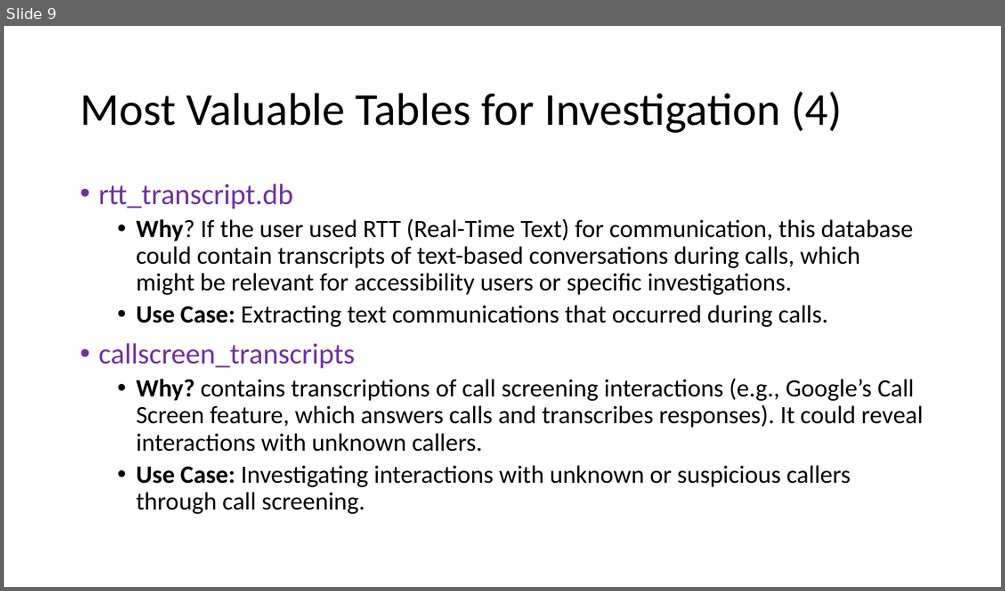
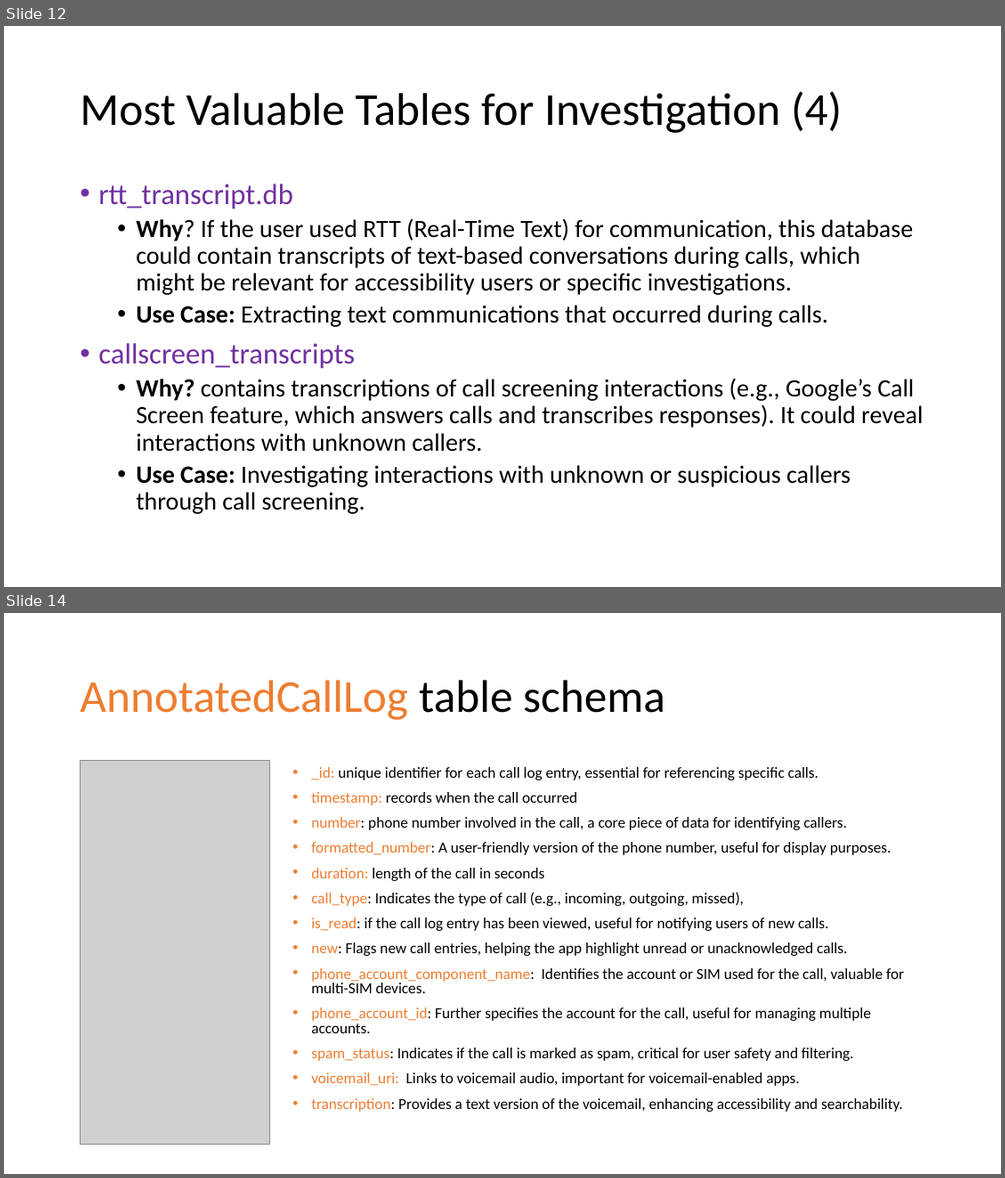
Before and after one commit to frankwxu/digital-forensics-lab, a slide deck: Android10/5_2_2_GMS_App_Investigations_Dialer.pptx. Shown one above the other, each under a label of ours: slide 9 before the commit, slides 12 and 14 after it; the slides between them are not shown. The pictures are 1005x591 and 1005x1178 pixels, drawn with LibreOffice and Linux fonts; fonts in the diff are those of the drawing; grey boxes stand for pictures; background and template pictures are left out. Boxes give left, top, right and bottom in pixels: in the first picture for what was removed or moved away, otherwise in the second. Text is boxed around its words. In the diff, an @@ line names an element or a change of style, - is before the commit and + after.

```diff
--- a/Android10/5_2_2_GMS_App_Investigations_Dialer.pptx
+++ b/Android10/5_2_2_GMS_App_Investigations_Dialer.pptx
@@ slide 14 added at (4, 613, 1001, 1174), background #FFFFFF @@
@@ title added at (80, 680, 665, 720), 44 pt, text #ED7D31 @@
+AnnotatedCallLog table schema
@@ picture added at (80, 761, 269, 1144) @@
@@ text added at (311, 767, 904, 1111), 14.8 pt, text #000000 @@
+• _id: unique identifier for each call log entry, essential for referencing specific calls.
+• timestamp: records when the call occurred
+• number: phone number involved in the call, a core piece of data for identifying callers.
+• formatted_number: A user-friendly version of the phone number, useful for display purposes.
+• duration: length of the call in seconds
+• call_type: Indicates the type of call (e.g., incoming, outgoing, missed),
+• is_read: if the call log entry has been viewed, useful for notifying users of new calls.
+• new: Flags new call entries, helping the app highlight unread or unacknowledged calls.
+• phone_account_component_name: Identifies the account or SIM used for the call, valuable for multi-SIM devices.
+• phone_account_id: Further specifies the account for the call, useful for managing multiple accounts.
+• spam_status: Indicates if the call is marked as spam, critical for user safety and filtering.
+• voicemail_uri: Links to voicemail audio, important for voicemail-enabled apps.
+• transcription: Provides a text version of the voicemail, enhancing accessibility and searchability.
@@ what was slide 9 is now slide 12 @@
```
Also in this commit, not shown: 7 slides changed, 10 other slides added, 2 slides removed, 2 other files.
